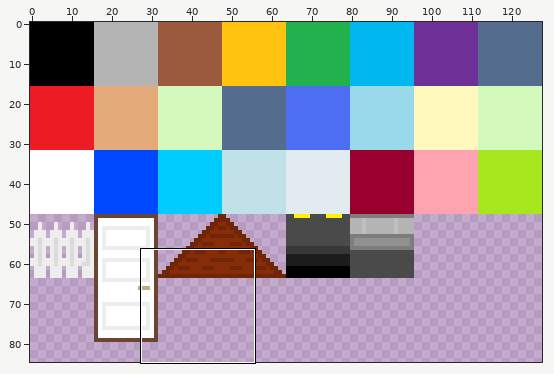
Sprite sheet, stored at global-colding/Backgrounds/color_blocks.png. The picture above shows the old version from afar; the outline marks the close-up.
Close-up. Before the commit:
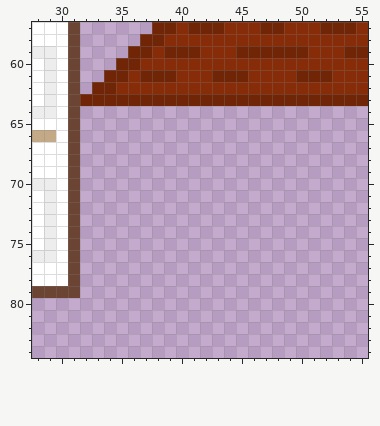
The file is 128x128 pixels. Colours within 5 levels of each other are drawn and written as one. Shown: x 28..55, y 57..84. The wide view leaves out empty margins.
And afterwards:
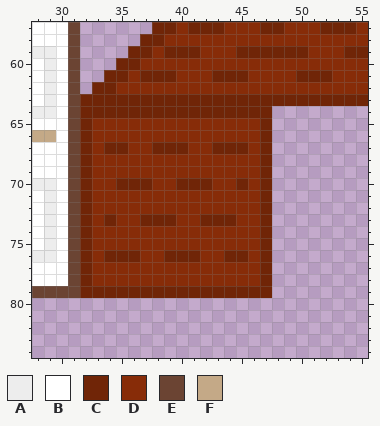
Palette (. is transparent): A #ededed  B #ffffff  C #702507  D #872c08  E #6b4433  F #c4a987
Edits made:
Changed rows in their new state; - is an unchanged pixel.
first column x 32:
64 CCCCCCCCCCCCCCCC
65 CDDDDDDDDDDDDDDC
66 CDDDDDDDDDDDDDDC
67 CDCCDDCCCDDCCCDC
68 CDDDDDDDDDDDDDDC
69 CDDDDDDDDDDDDDDC
70 CDDCCCDDCCCDDCDC
71 CDDDDDDDDDDDDDDC
72 CDDDDDDDDDDDDDDC
73 CDCDDCCCDDCCCDDC
74 CDDDDDDDDDDDDDDC
75 CDDDDDDDDDDDDDDC
76 CDCCCDDCCCDDCCDC
77 CDDDDDDDDDDDDDDC
78 CDDDDDDDDDDDDDDC
79 CCCCCCCCCCCCCCCC
Changed places in both close-ups, as pixel boxes (x1, y1, x2, y2):
added: (80, 106, 272, 298)
